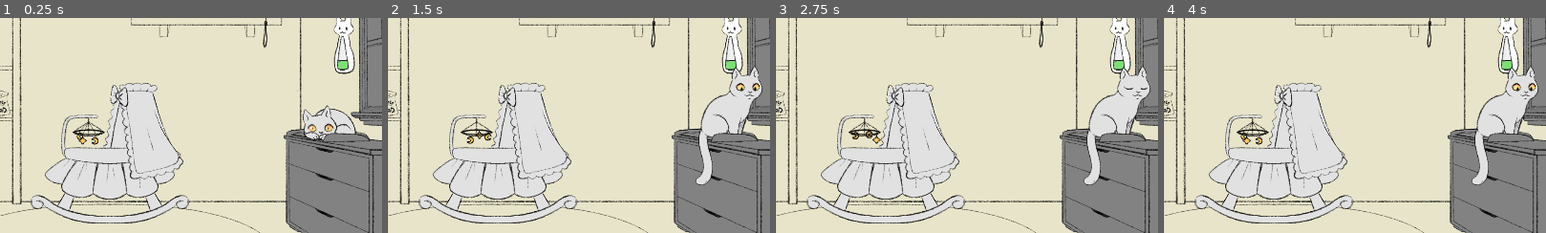
Above: before the commit, frames 1-4 (left to right).
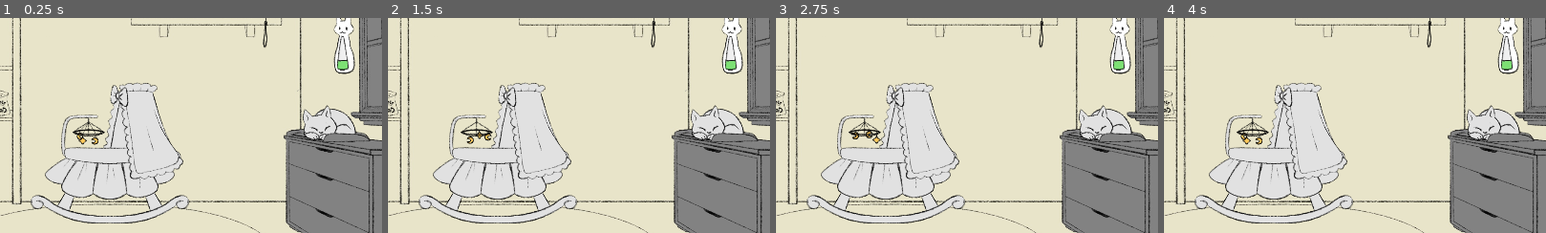
Above: after the commit, the same moments.

Repository: Kadema-FK/Don-t-wake-them-up
Game: Godot game, scene res://Scenes/don't wake her up.tscn
Two runs of this game, one before a commit and one after it. Both use one fixed random seed, a clock stepped at 60 frames per second and the inputs below.
Inputs (mouse positions are % of the whole screen's width and height, from its top left):
- Up to frame 1 (0.25 s): no input
- Up to frame 2 (1.5 s): tap Enter at 0.5 s; move the mouse to (72, 45) at 0.52 s; tap N (N) at 0.6, 1.35 s; click (72, 45) at 0.67 s; move the mouse to (30, 55) at 1.27 s; click (30, 55) at 1.42 s
- Up to frame 3 (2.75 s): tap Space at 2 s; move the mouse to (60, 28) at 2.02 s; tap Y (Y) at 2.1 s; click (60, 28) at 2.17 s; tap N (N) at 2.3 s
- Up to frame 4 (4 s): tap Enter at 2.75 s; move the mouse to (45, 70) at 2.77 s; tap N (N) at 2.85, 3.6 s; click (45, 70) at 2.92 s; tap Space at 3.5 s; move the mouse to (80, 65) at 3.52 s; click (80, 65) at 3.67 s
The pictures show only the part of the screen within x 36-86%, y 31-81%; the shares and areas given below are measured in that part.

The runs differ from the first frame. In frame 1, 0.1% of the frame differs, in the area x 80-88%, y 48-54%; in frame 2, 2.0%, in the area x 79-98%, y 22-78%; in frame 3, 2.0%; in frame 4, 2.0%.

Commit message:
Noise level

Diff:
--- a/Scripts/cat_obs.gd
+++ b/Scripts/cat_obs.gd
@@ -3,7 +3,7 @@
 var state = 0
 var noise_level = 0
 
-#var isDoingMischief: bool = false;
+var isDoingMischief: bool = false;
 const time = 5;
 
 enum {SLEEP, LOOKING, TOUCHING, SCARED}
@@ -14,7 +14,7 @@
 func _ready():
 	$AnimationTree.active = true;
 #	catAnimatedSprite.play("sleep");
-	start();
+	#start();
 	pass # Replace with function body.
 
 
@@ -23,11 +23,13 @@
 	pass
 
 func start():
-	print("Cat starts");
-	#isDoingMischief = true;
-	state = LOOKING;
-#	catAnimatedSprite.play("pac2");
-	$MischiefTimer.start(time);
+	if isDoingMischief == false:
+		print("Cat starts");
+		#isDoingMischief = true;
+		state = LOOKING;
+		isDoingMischief = true;
+	#	catAnimatedSprite.play("pac2");
+		$MischiefTimer.start(time);
 	pass
 
 
@@ -43,6 +45,7 @@
 		$MischiefTimer.start(time);
 	elif state == SCARED:
 		state = SLEEP;
+		isDoingMischief = true;
 		noise_level = 0;
 #		catAnimatedSprite.play("sleep");
 
@@ -55,6 +58,7 @@
 			print("State: ", state)
 			if state >= LOOKING:
 				state = SLEEP;
+				isDoingMischief = false;
 #				catAnimatedSprite.play("sleep");
 				noise_level = 0;
 				$MischiefTimer.stop()
--- a/Scripts/don't wake her up.gd
+++ b/Scripts/don't wake her up.gd
@@ -5,6 +5,7 @@
 var eventsInHour0 = [0,0];
 var hour = 0;
 const sInHour = 20;
+var calmingEffect = 5;
 @onready var obstacles = [$Cat, $Dog, $Window, $Boogeyman];
 var pause = false
 
@@ -24,6 +25,14 @@
 
 # Called every frame. 'delta' is the elapsed time since the previous frame.
 func _process(delta):
+	var i: int = 0;
+	var noise = 0;
+	while i < obstacles.size():
+		noise += obstacles[i].get_noise_level();
+		i += 1;
+	if $Baby.noiseLevel > 0:
+		noise -= calmingEffect;
+	$Baby.noiseLevel += noise * delta;
 	pass;
 
 func resetEventTimer(start, end):
